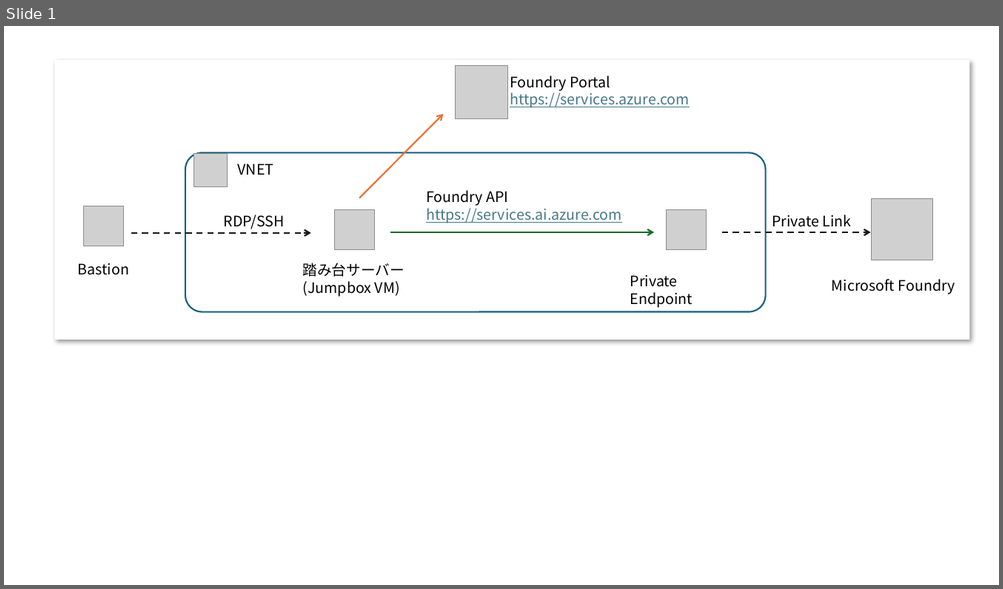
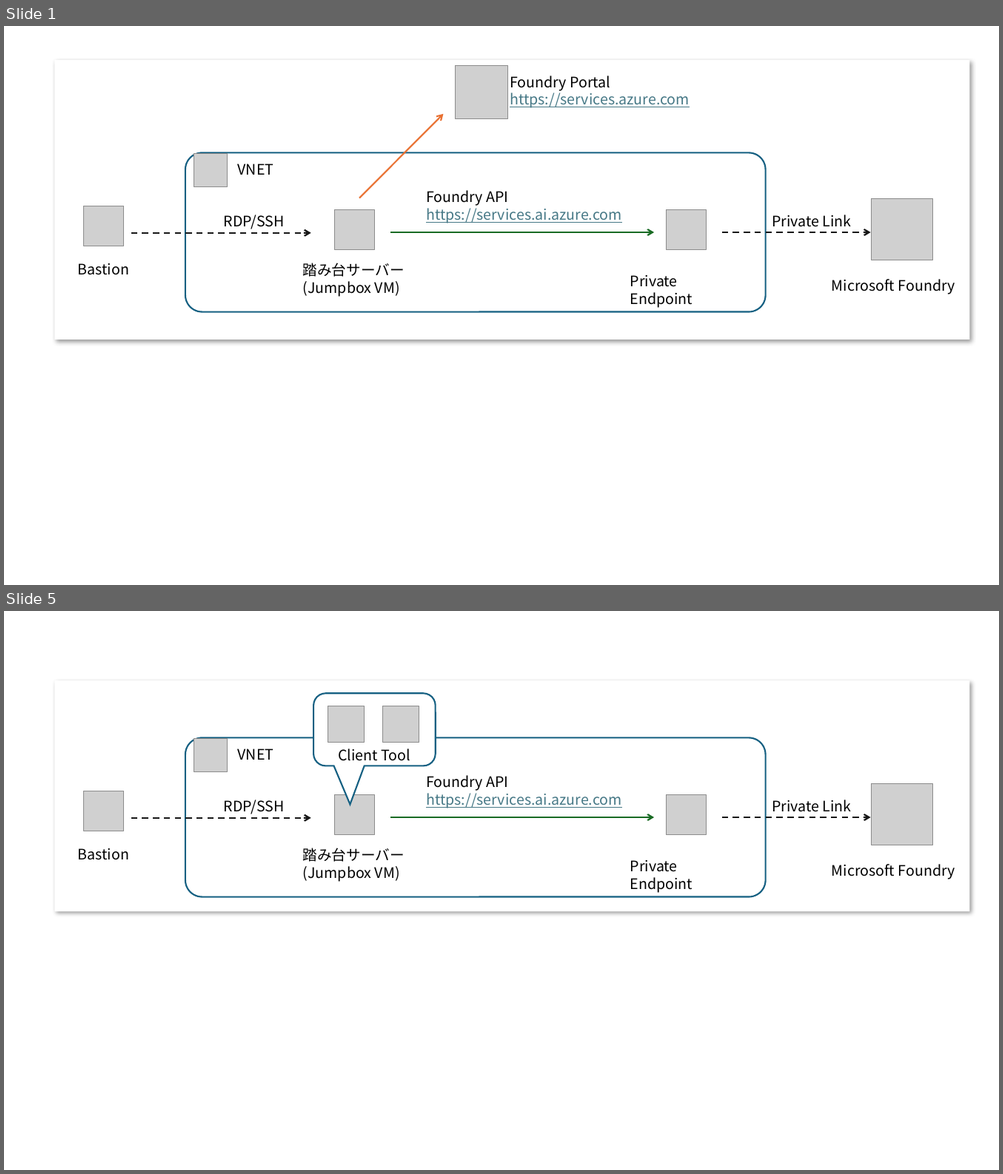
Before and after one commit to ayuina/ainaba-csa-blog, a slide deck: fy26/using-msfoundry-in-private-network/images/figures.pptx. Shown one above the other, each under a label of ours: slide 1 before the commit, slides 1 and 5 after it; the slides between them are not shown. The pictures are 1003x589 and 1003x1174 pixels, drawn with LibreOffice and Linux fonts; fonts in the diff are those of the drawing; grey boxes stand for pictures. Boxes give left, top, right and bottom in pixels: in the first picture for what was removed or moved away, otherwise in the second. Text is boxed around its words. In the diff, an @@ line names an element or a change of style, - is before the commit and + after.

```diff
--- a/fy26/using-msfoundry-in-private-network/images/figures.pptx
+++ b/fy26/using-msfoundry-in-private-network/images/figures.pptx
@@ slide 5 added at (4,611,999,1170), background #FFFFFF @@
@@ rectangle added at (55,681,970,911), fill #FFFFFF @@
@@ rounded speech box added at (313,693,435,766), fill #FFFFFF, outline #156082 1.5 pt @@
@@ picture added at (328,706,364,742) @@
@@ picture added at (382,706,419,742) @@
@@ rounded rectangle added at (185,738,765,897), outline #156082 1.5 pt @@
@@ picture added at (194,738,227,772) @@
@@ text added at (238,749,274,760), 14 pt, text #000000 @@
+VNET
@@ text added at (338,749,410,761), 14 pt, text #000000 @@
+Client Tool
@@ text added at (426,775,622,809), 14 pt, text #467886, underline @@
+Foundry API
+https://services.ai.azure.com
@@ picture added at (872,784,933,846) @@
@@ picture added at (84,791,123,830) @@
@@ text added at (224,800,284,815), 14 pt, text #000000 @@
+RDP/SSH
@@ picture added at (335,795,374,834) @@
@@ picture added at (666,795,706,834) @@
@@ text added at (771,800,851,812), 14 pt, text #000000 @@
+Private Link
@@ arrow added from (131, 818) to (310, 818), #171717 1.5 pt dashed @@
@@ arrow added from (390, 817) to (654, 817), #196B24 1.5 pt @@
@@ arrow added from (722, 817) to (871, 817), #171717 1.5 pt dashed @@
@@ text added at (78,849,129,860), 14 pt, text #000000 @@
+Bastion
@@ text added at (303,848,404,882), 14 pt, text #000000 @@
+踏み台サーバー
+(Jumpbox VM)
@@ text added at (630,860,693,893), 14 pt, text #000000 @@
+Private Endpoint
@@ text added at (831,864,955,880), 14 pt, text #000000 @@
+Microsoft Foundry
```
Also in this commit, not shown: 4 other slides added, 1 slide removed, 7 other files.
